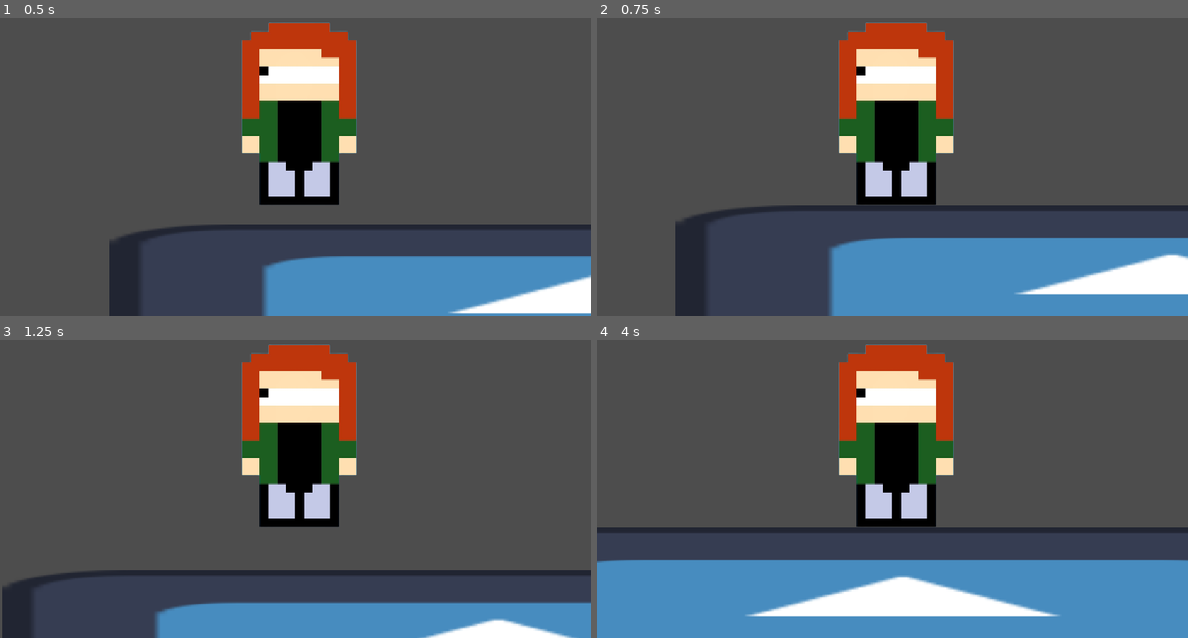
Above: before the commit, frames 1-4 (two rows, left to right).
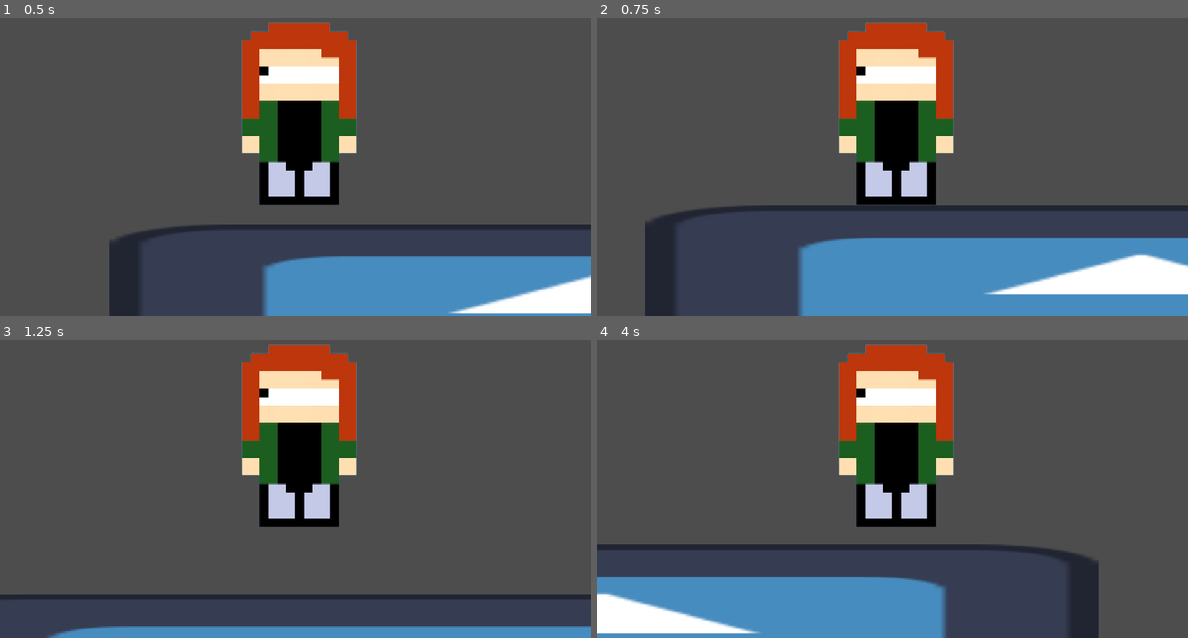
Above: after the commit, the same moments.

Repository: lazesnoop/Hard-Times
Game: Godot game, scene res://main.tscn
The game is run twice, just before and just after one commit, with the same random seed, the same clock (stepped at 60 frames per second) and the same inputs. The engine's default icon, where the game draws it, is replaced by a stand-in: a white triangle on a blue panel in a dark square.
Inputs:
- Up to frame 1 (0.5 s): no input
- Up to frame 2 (0.75 s): tap Enter (ui_accept) at 0.5 s; hold Right (ui_right) from 0.53 s (still down)
- Up to frame 3 (1.25 s): keep holding Right (ui_right); tap Enter (ui_accept) at 0.77 s
- Up to frame 4 (4 s): tap Enter (ui_accept) at 1.52, 3.02, 3.77 s; release Right (ui_right) at 2.03 s; hold Left (ui_left) 2.03-2.78 s; hold Right (ui_right) from 2.78 s (still down)

Frame 1 is identical in both runs. In frame 2, 6.1% of the frame differs, in the area x 8-100%, y 62-100%; in frame 3, 12%; in frame 4, 23%, in the area x 0-100%, y 62-100%.

Commit message:
Update character.gd

Diff:
--- a/hard-times/character.gd
+++ b/hard-times/character.gd
@@ -1,8 +1,8 @@
 extends CharacterBody2D
 
 
-const SPEED = 300.0
-const JUMP_VELOCITY = -400.0
+const SPEED = 600.0
+const JUMP_VELOCITY = -500.0
 
 
 func _physics_process(delta: float) -> void:
